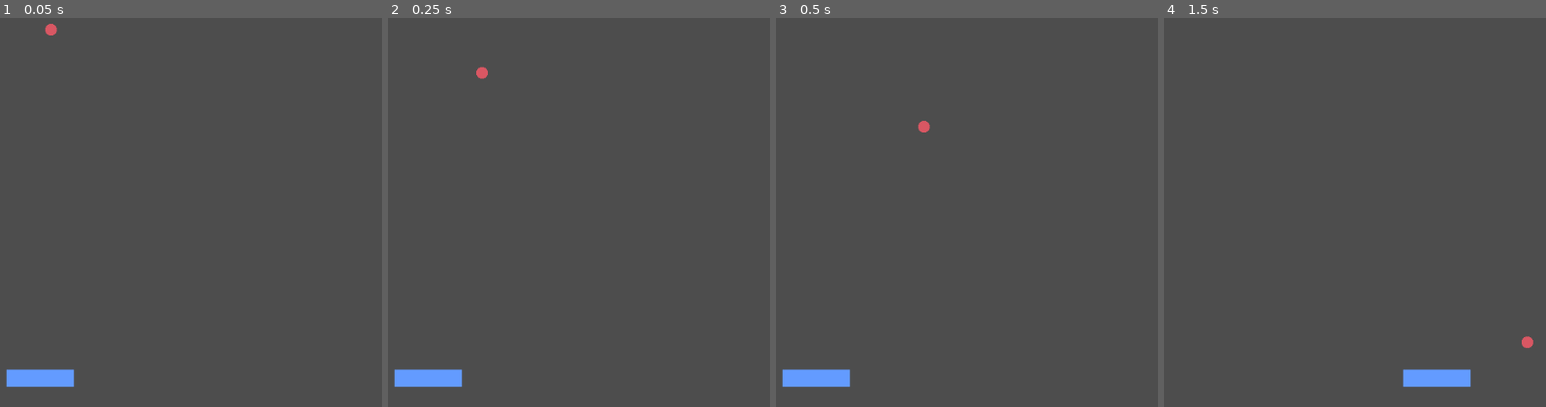
Above: before the commit, frames 1-4 (left to right).
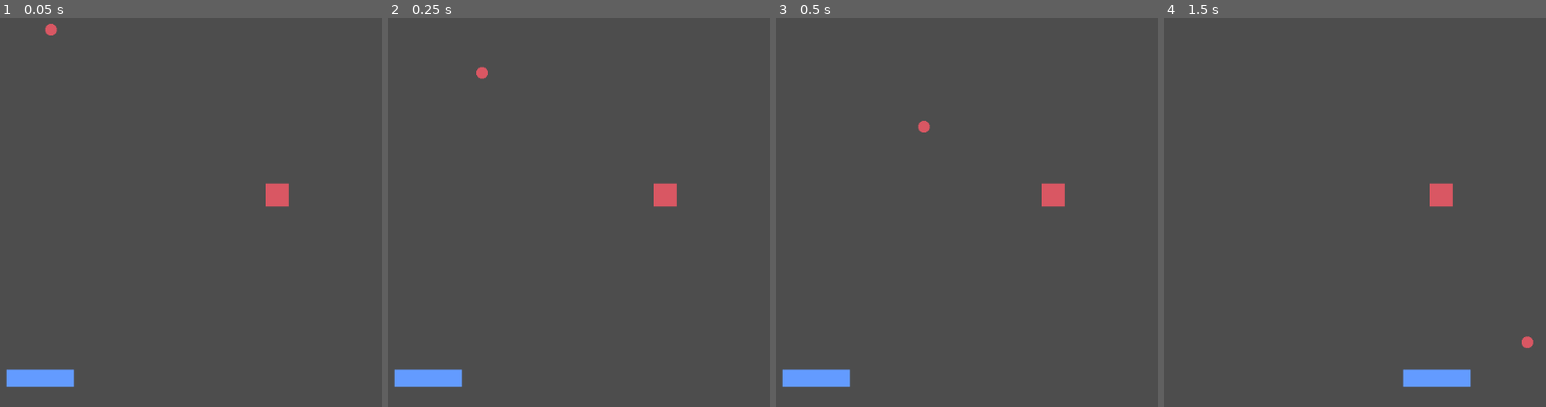
Above: after the commit, the same moments.

Repository: Fernando-Lamounier/BreakoutClone
Game: Godot game, scene res://scenes/gameplay.tscn
The game is run twice, just before and just after one commit, with the same random seed, the same clock (stepped at 60 frames per second) and the same inputs.
Inputs:
- Up to frame 1 (0.05 s): no input
- Up to frame 2 (0.25 s): no input
- Up to frame 3 (0.5 s): no input
- Up to frame 4 (1.5 s): tap Enter at 0.5 s; hold Right 0.53-1.28 s; tap Space at 1.25 s; hold Left from 1.28 s (still down)

The runs differ from the first frame. In frame 1, 0.4% of the frame differs, in the area x 69-76%, y 42-49%; in frame 2, 0.4%; in frame 3, 0.4%; in frame 4, 0.4%.

Commit message:
colisao com blocos e criação de GRID

Diff:
--- a/bloco.gd
+++ b/bloco.gd
@@ -1,11 +1,6 @@
 extends Area2D
 
 
-# Called when the node enters the scene tree for the first time.
-func _ready() -> void:
+func _on_area_entered(area: Area2D) -> void:
+	self.queue_free()
 	pass # Replace with function body.
-
-
-# Called every frame. 'delta' is the elapsed time since the previous frame.
-func _process(delta: float) -> void:
-	pass
--- a/scenes/ball.gd
+++ b/scenes/ball.gd
@@ -43,3 +43,12 @@
 	direcao_atual = direcao_atual.normalized()
 
 	pass # Replace with function body.
+
+
+func _on_bloco_area_entered(area: Area2D) -> void:
+	direcao_anterior = direcao_atual
+	direcao_atual.y = direcao_atual.y * -1 * randf_range(1, 2)
+	direcao_atual.x = direcao_atual.x * randf_range(1, 1.6)
+	direcao_atual = direcao_atual.normalized()
+
+	pass # Replace with function body.
--- a/scenes/gameplay.tscn
+++ b/scenes/gameplay.tscn
@@ -4,6 +4,7 @@
 [ext_resource type="PackedScene" uid="uid://bdy6eolr4pi1t" path="res://scenes/player.tscn" id="2_l1v76"]
 [ext_resource type="PackedScene" uid="uid://dsceuwu45rfsn" path="res://bloco.tscn" id="3_l1v76"]
 [ext_resource type="Script" uid="uid://c1vcvn6w53tx6" path="res://bloco.gd" id="4_ct7aa"]
+[ext_resource type="Script" uid="uid://dowbow63cd8di" path="res://scenes/spawner.gd" id="5_ocj2s"]
 
 [node name="Gameplay" type="Node2D" unique_id=1055879497]
 
@@ -14,10 +15,18 @@
 position = Vector2(0, 500)
 
 [node name="Bloco" parent="." unique_id=1714166786 instance=ExtResource("3_l1v76")]
-position = Vector2(555, 429)
+unique_name_in_owner = true
+position = Vector2(330, 245)
 script = ExtResource("4_ct7aa")
+
+[node name="Spawner" type="Node2D" parent="." unique_id=320836777]
+position = Vector2(330, 245)
+script = ExtResource("5_ocj2s")
 
 [node name="Camera" type="Camera2D" parent="." unique_id=965145855]
 unique_name_in_owner = true
 
+[connection signal="area_entered" from="Ball" to="Bloco" method="_on_ball_area_entered"]
 [connection signal="area_entered" from="Player" to="Ball" method="_on_player_area_entered"]
+[connection signal="area_entered" from="Bloco" to="Ball" method="_on_bloco_area_entered"]
+[connection signal="area_entered" from="Bloco" to="Bloco" method="_on_area_entered"]
--- /dev/null
+++ b/scenes/spawner.gd
@@ -0,0 +1,10 @@
+extends Node2D
+
+const GRID:int = 32
+@onready var bloco: Area2D = %Bloco
+@onready var todos_blocos: Array[Area2D] = []
+
+# Called when the node enters the scene tree for the first time.
+func _ready() -> void:
+
+	pass # Replace with function body.
Not shown, added: scenes/spawner.gd.uid
